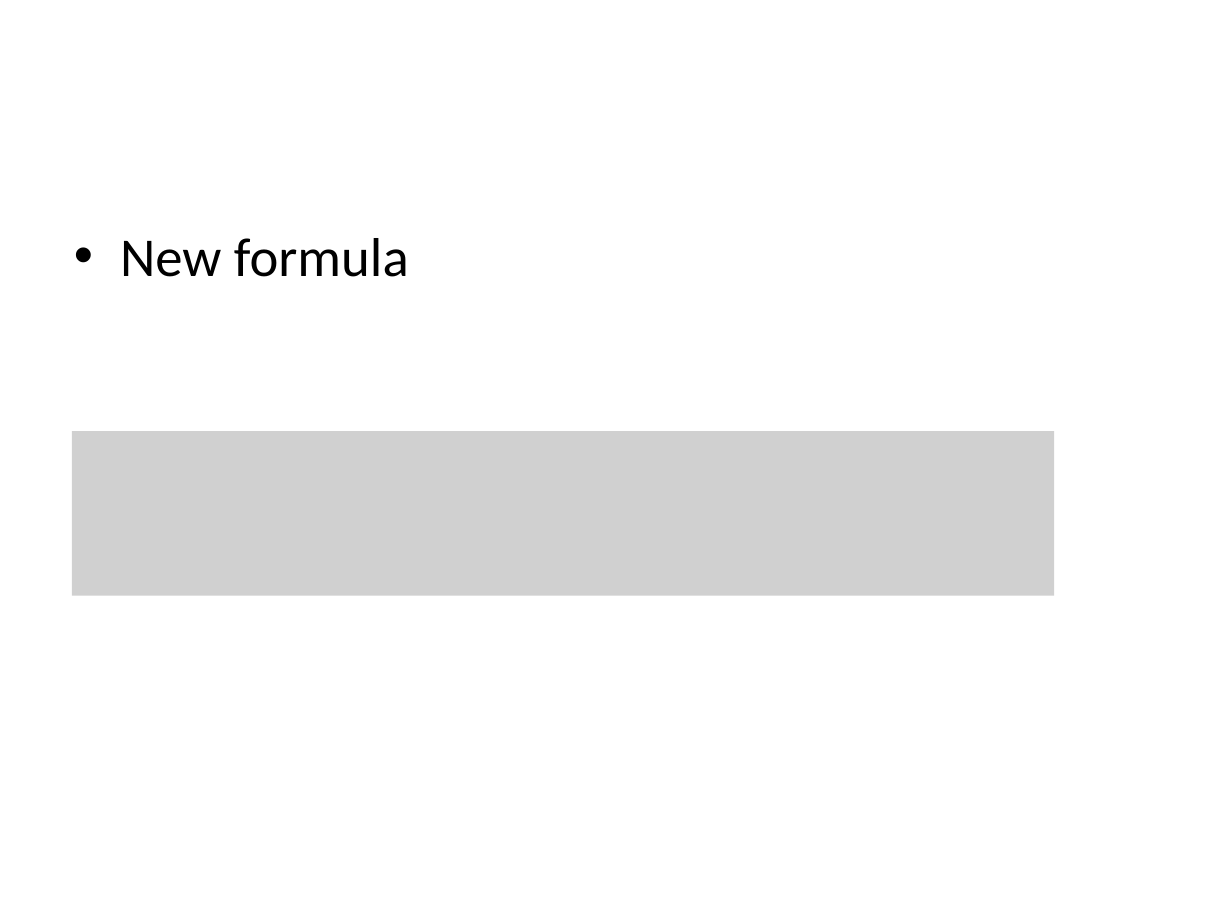
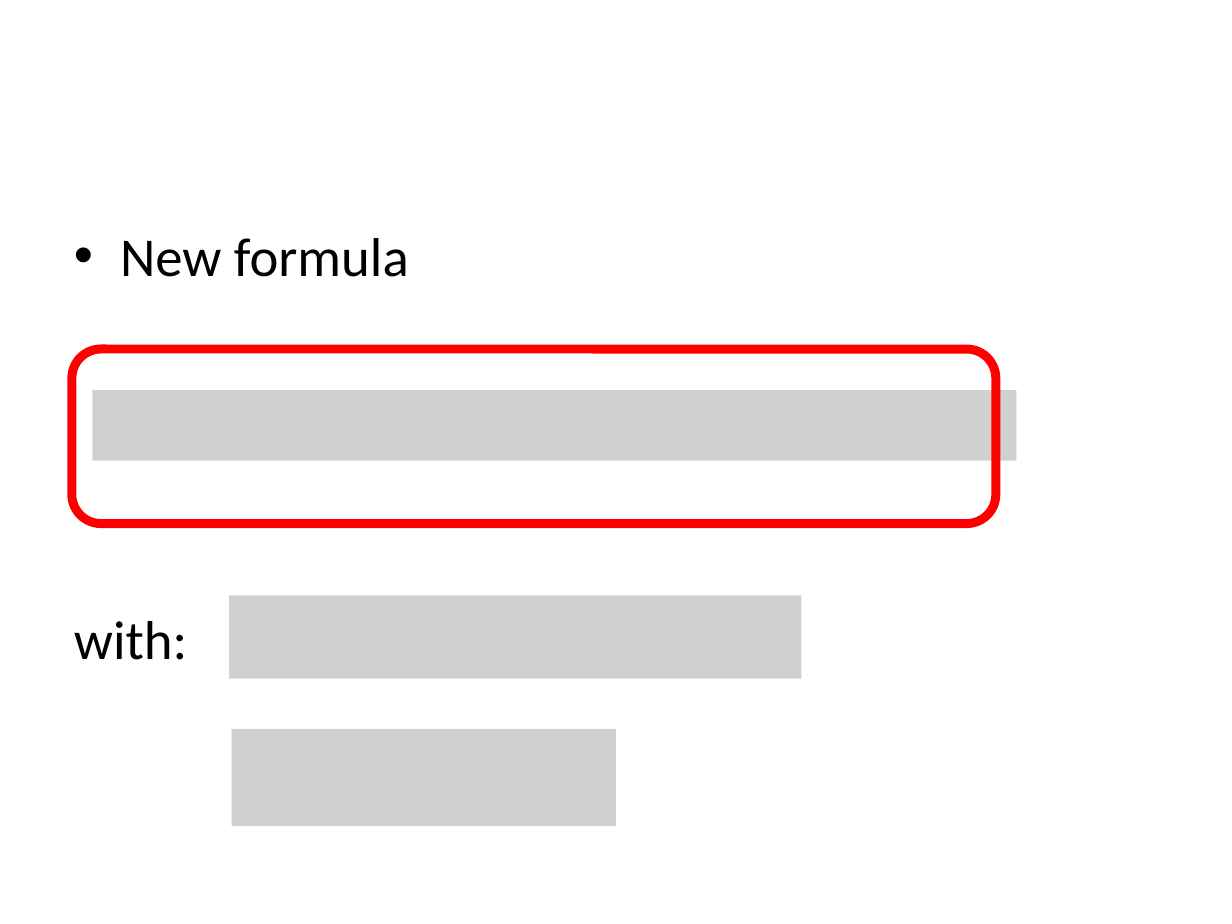
Before and after one commit to saciestudio/courses-intro-portfolio-analysis, a slide deck: slide 17 of scripts/Chapter1.pptx. Drawn at 1232x924 pixels with LibreOffice and Linux fonts; fonts in the diff are those of the drawing; grey boxes stand for pictures. Boxes give left, top, right and bottom in pixels: in the first picture for what was removed or moved away, otherwise in the second. Text is boxed around its words. In the diff, an @@ line names an element or a change of style, - is before the commit and + after.

```diff
--- a/scripts/Chapter1.pptx
+++ b/scripts/Chapter1.pptx
@@ rounded rectangle added at <box>71,349,995,524</box>, outline #FF0000 5.25 pt @@
@@ picture added at <box>92,391,1016,461</box> @@
@@ picture removed at <box>71,431,1053,596</box> @@
@@ picture added at <box>229,595,801,679</box> @@
@@ text at <box>74,621,187,660</box>: paragraph added @@
+with:
@@ picture added at <box>232,729,616,827</box> @@
```
Also in this commit, not shown: 2 other slides changed, 9 slides added, 15 slides removed, 1 other file.
